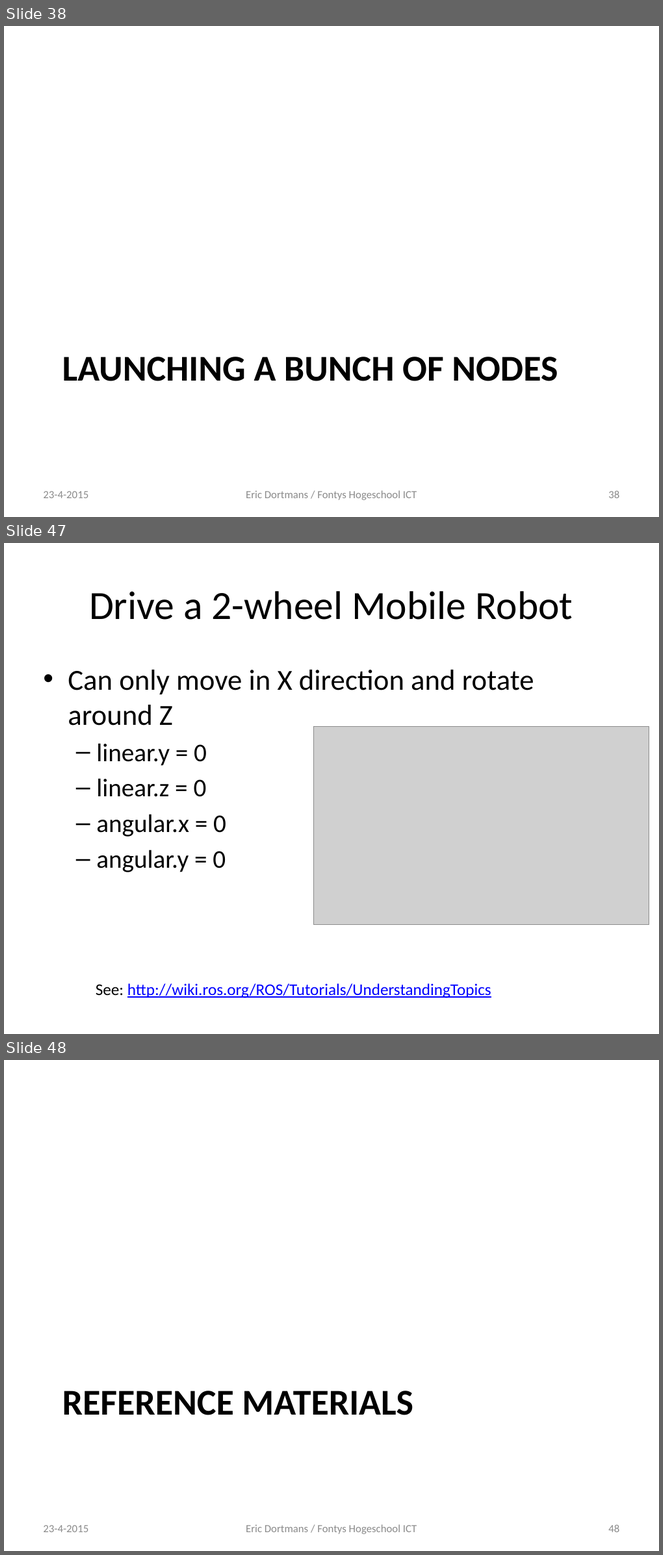
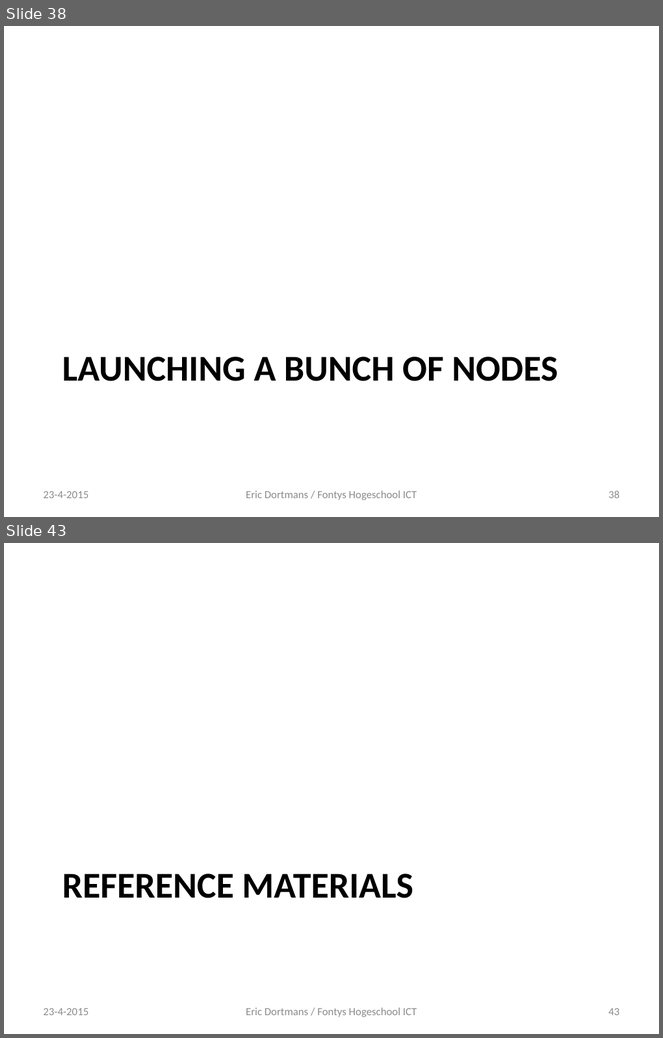
Before and after one commit to dortmans/ros_workshop, a slide deck: deel1.pptx. Shown one above the other, each under a label of ours: slides 38, 47 and 48 before the commit, slides 38 and 43 after it; the slides between them are not shown. The pictures are 663x1555 and 663x1038 pixels, drawn with LibreOffice and Linux fonts; fonts in the diff are those of the drawing; grey boxes stand for pictures. Boxes give left, top, right and bottom in pixels: in the first picture for what was removed or moved away, otherwise in the second. Text is boxed around its words. In the diff, an @@ line names an element or a change of style, - is before the commit and + after.

```diff
--- a/deel1.pptx
+++ b/deel1.pptx
@@ slide 47 removed at [4,543,659,1034], background #FFFFFF @@
@@ title removed at [89,591,573,620] @@
-Drive a 2-wheel Mobile Robot
@@ text removed at [68,670,534,873] @@
-• Can only move in X direction and rotate around Z
-  – linear.y = 0
-  – linear.z = 0
-  – angular.x = 0
-  – angular.y = 0
@@ picture removed at [313,727,649,925] @@
@@ text removed at [96,984,492,999] @@
-See: http://wiki.ros.org/ROS/Tutorials/UnderstandingTopics
@@ what was slide 48 is now slide 43 @@
@@ page number at [608,1008,620,1016]: text changed @@
-48
+43
```
Also in this commit, not shown: 11 slides changed, 1 slide added, 5 other slides removed.
